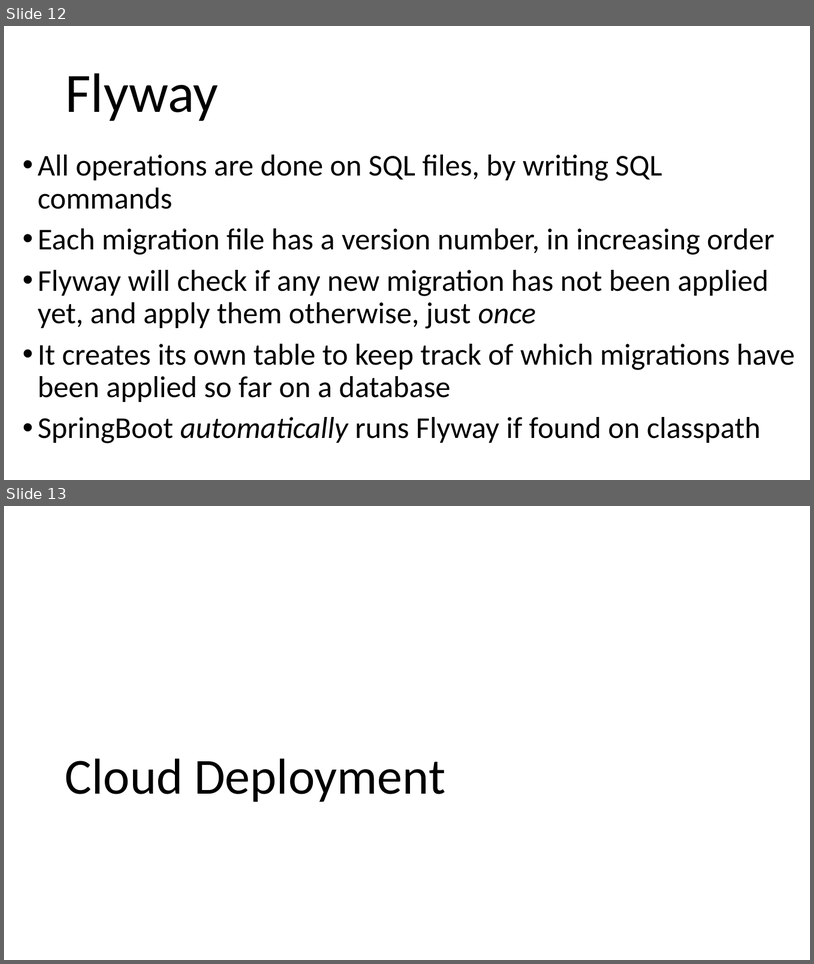
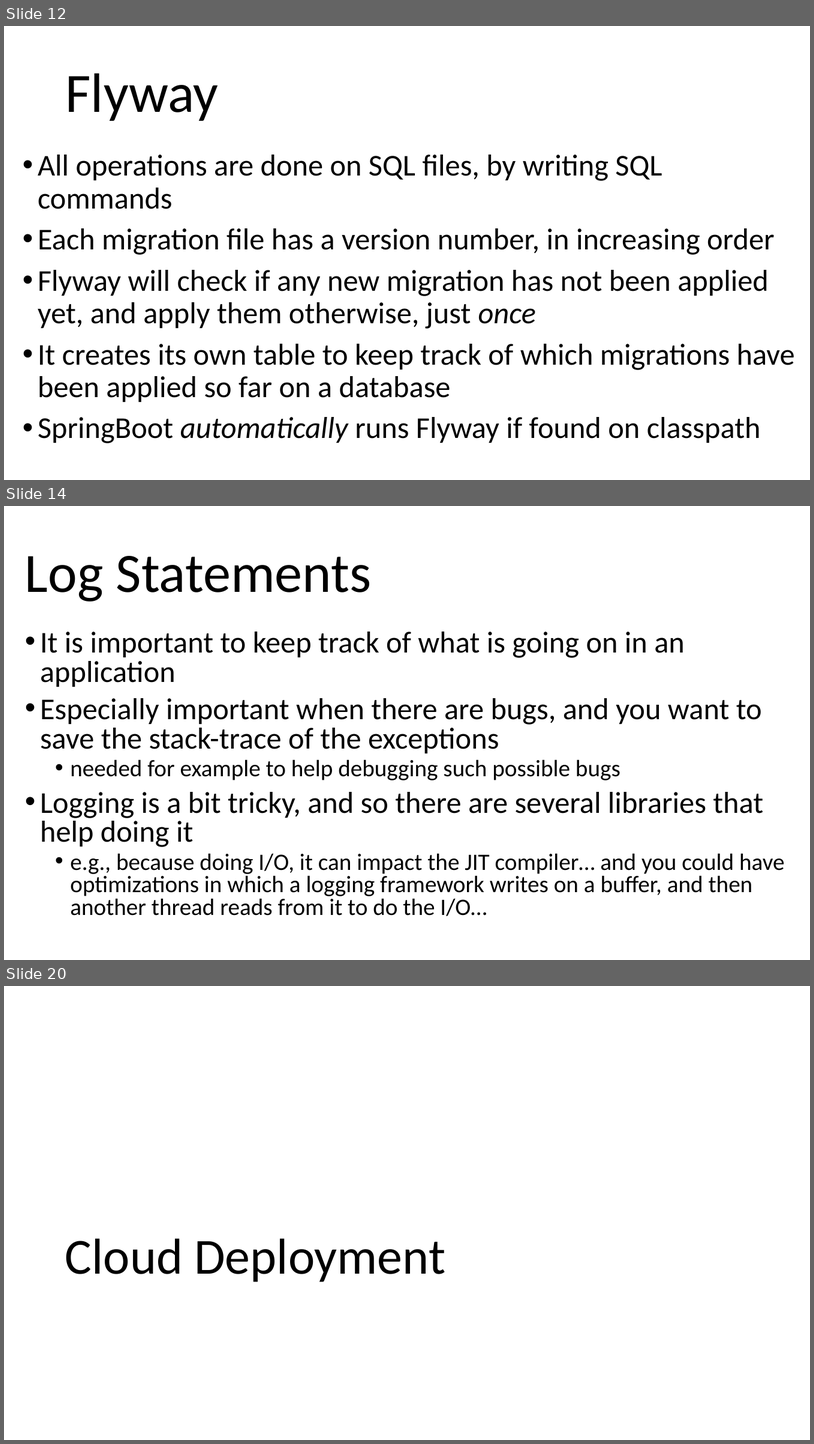
Before and after one commit to arcuri82/testing_security_development_enterprise_systems, a slide deck: doc/intro/slides/lesson_11_ci.pptx. Shown one above the other, each under a label of ours: slides 12 and 13 before the commit, slides 12, 14 and 20 after it; the slides between them are not shown. The pictures are 814x964 and 814x1444 pixels, drawn with LibreOffice and Linux fonts; fonts in the diff are those of the drawing. Boxes give left, top, right and bottom in pixels: in the first picture for what was removed or moved away, otherwise in the second. Text is boxed around its words. In the diff, an @@ line names an element or a change of style, - is before the commit and + after.

Commit message:
added slides for logging

```diff
--- a/doc/intro/slides/lesson_11_ci.pptx
+++ b/doc/intro/slides/lesson_11_ci.pptx
@@ slide 14 added at box(4, 506, 810, 960), background #FFFFFF @@
@@ title added at box(25, 556, 372, 601), 66 pt, text #000000 @@
+Log Statements
@@ text added at box(40, 631, 785, 916), 28 pt, text #000000 @@
+• It is important to keep track of what is going on in an application
+• Especially important when there are bugs, and you want to save the stack-trace of the exceptions
+  • needed for example to help debugging such possible bugs
+• Logging is a bit tricky, and so there are several libraries that help doing it
+  • e.g., because doing I/O, it can impact the JIT compiler… and you could have optimizations in which a logging framework writes on a buffer, and then another thread reads from it to do the I/O…
@@ what was slide 13 is now slide 20 @@
```
Also in this commit, not shown: 6 other slides added, 1 other file.
